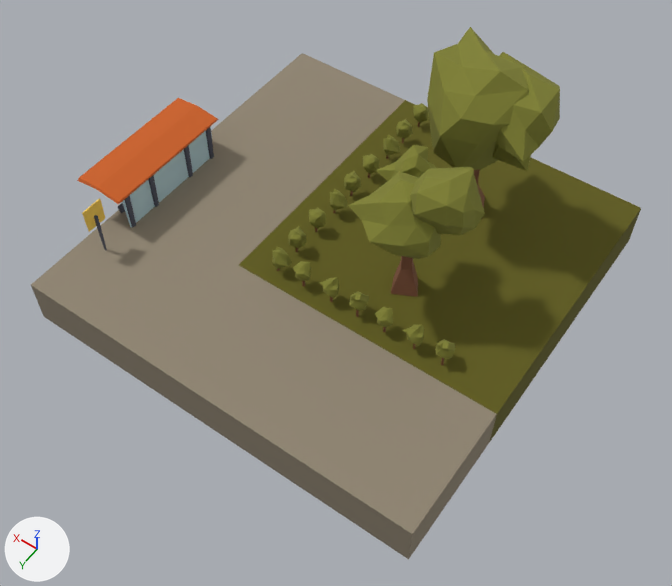
What one commit did to the FBX model Assets/Models/Ponto de Onibus.fbx.
One viewpoint serves both versions: a 50 mm camera at (-1.59, 2.3, 3.46) aimed at (-0.15, 0.28, 0.28). The lights are fixed; the arrows at lower left show +X, +Y and +Z.

Objects in the first picture: 'Ponto de Ônibus'.
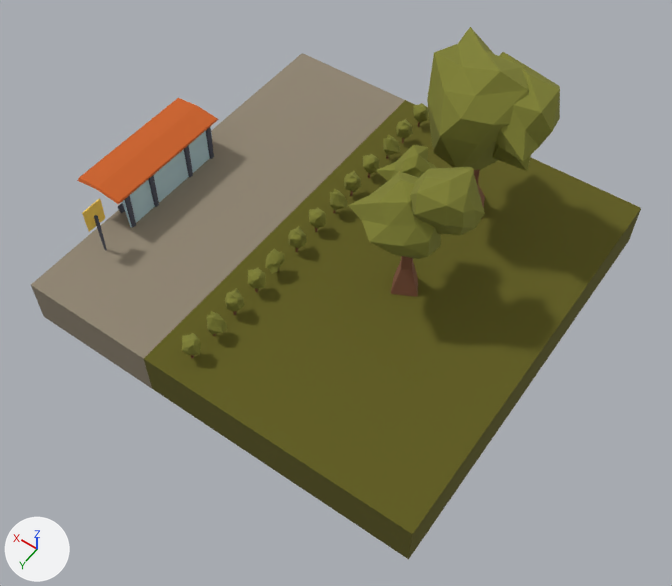
Commit message: Correção do tile de ponto de ônibus e correção do reset da cor da grama após parar o jogo

Where the change shows, as pixel boxes [x1, y1, x2, y2] in the pictures (672 x 586 px; the box of a moved part takes in the faces that stretch with it):
```json
{"part": 1, "of": "me_ponto_de_ônibus", "change": "moved or reshaped", "before": [350, 291, 369, 311], "after": [207, 311, 227, 335]}
{"part": 2, "of": "me_ponto_de_ônibus", "change": "moved or reshaped", "before": [319, 277, 339, 299], "after": [225, 288, 244, 312]}
{"part": 3, "of": "me_ponto_de_ônibus", "change": "moved or reshaped", "before": [293, 261, 311, 281], "after": [248, 267, 266, 289]}
{"part": 4, "of": "me_ponto_de_ônibus", "change": "moved or reshaped", "before": [375, 307, 393, 327], "after": [182, 333, 201, 356]}
{"part": 5, "of": "me_ponto_de_ônibus", "change": "deleted", "before": [402, 324, 424, 346]}
{"part": 6, "of": "me_ponto_de_ônibus", "change": "deleted", "before": [435, 339, 455, 359]}
{"part": 7, "of": "me_ponto_de_ônibus", "change": "moved or reshaped", "before": [272, 246, 291, 271], "after": [265, 248, 284, 274]}
{"part": 8, "of": "me_ponto_de_ônibus", "change": "surface changed", "before": [144, 265, 497, 559], "after": [144, 265, 497, 559], "on screen": "brown to yellow"}
```

The change, as JSON lines over the scene's bpy script:
```json
{"block": "me_ponto_de_ônibus", "where": "# used by ob_ponto_de_ônibus; location = (0.0, 0.0, 0.0)"}
{"op": "remove", "block": "me_ponto_de_ônibus", "code": "me_ponto_de_ônibus.from_pydata(...)  # 1192 vertices, 1884 faces; spans x -1.0..1.11, y -1.0..1.0, z 0.0..1.11"}
{"op": "add", "block": "me_ponto_de_ônibus", "code": "me_ponto_de_ônibus.from_pydata(...)  # 1092 vertices, 1716 faces; spans x -1.0..1.11, y -1.0..1.0, z 0.0..1.11"}
{"block": "me_ponto_de_ônibus", "change": "me_ponto_de_ônibus part 1: the loose piece of 42 vertices spanning x -0.31..-0.23, y 0.24..0.34, z 0.28..0.37 is turned -90 degrees about the z axis through its middle, then moved by (0.42, 0.45, 0.0)"}
{"block": "me_ponto_de_ônibus", "change": "me_ponto_de_ônibus part 2: the loose piece of 42 vertices spanning x -0.17..-0.08, y 0.26..0.34, z 0.28..0.37 is turned -90 degrees about the z axis through its middle, then moved by (0.29, 0.29, 0.0)"}
{"block": "me_ponto_de_ônibus", "change": "me_ponto_de_ônibus part 3: the loose piece of 42 vertices spanning x -0.02..0.07, y 0.25..0.34, z 0.27..0.37 is turned -90 degrees about the z axis through its middle, then moved by (0.14, 0.15, 0.0)"}
{"block": "me_ponto_de_ônibus", "change": "me_ponto_de_ônibus part 4: the loose piece of 42 vertices spanning x -0.45..-0.36, y 0.25..0.34, z 0.27..0.37 is turned -90 degrees about the z axis through its middle, then moved by (0.57, 0.58, 0.0)"}
{"block": "me_ponto_de_ônibus", "change": "me_ponto_de_ônibus part 5: the loose piece of 42 vertices spanning x -0.6..-0.51, y 0.26..0.34, z 0.28..0.37 is deleted"}
{"block": "me_ponto_de_ônibus", "change": "me_ponto_de_ônibus part 6: the loose piece of 42 vertices spanning x -0.74..-0.66, y 0.24..0.34, z 0.28..0.37 is deleted"}
{"block": "me_ponto_de_ônibus", "change": "me_ponto_de_ônibus part 7"}
{"block": "me_ponto_de_ônibus", "change": "42 vertices are removed from x 0.1..0.2, y 0.26..0.34, z 0.23..0.37"}
{"block": "me_ponto_de_ônibus", "change": "83 faces are deleted"}
{"block": "me_ponto_de_ônibus", "change": "3 vertices move from x 0.16, y 0.29..0.3, z 0.31 to x 0.16, y 0.31, z 0.31"}
{"block": "me_ponto_de_ônibus", "change": "42 vertices are added at x 0.12..0.2, y 0.27..0.37, z 0.23..0.37"}
{"block": "me_ponto_de_ônibus", "change": "83 new faces join them"}
{"block": "me_ponto_de_ônibus", "change": "me_ponto_de_ônibus part 8: 5 kept faces spanning x -1.0..0.33, y 0.3..1.0, z 0.0..0.31 get new texture (UV) coordinates"}
```
